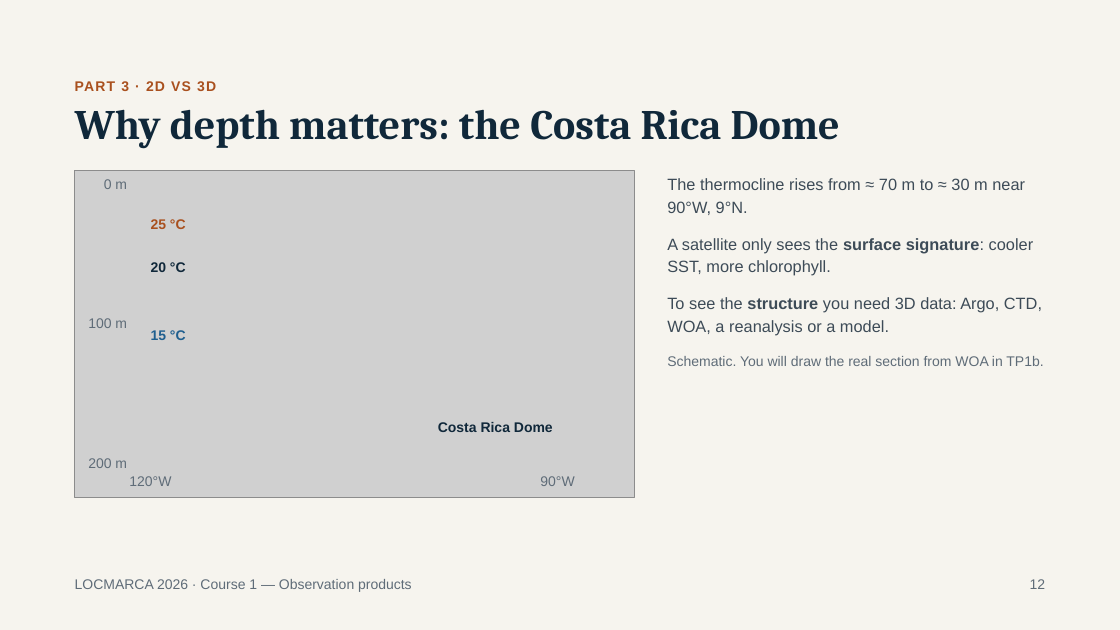
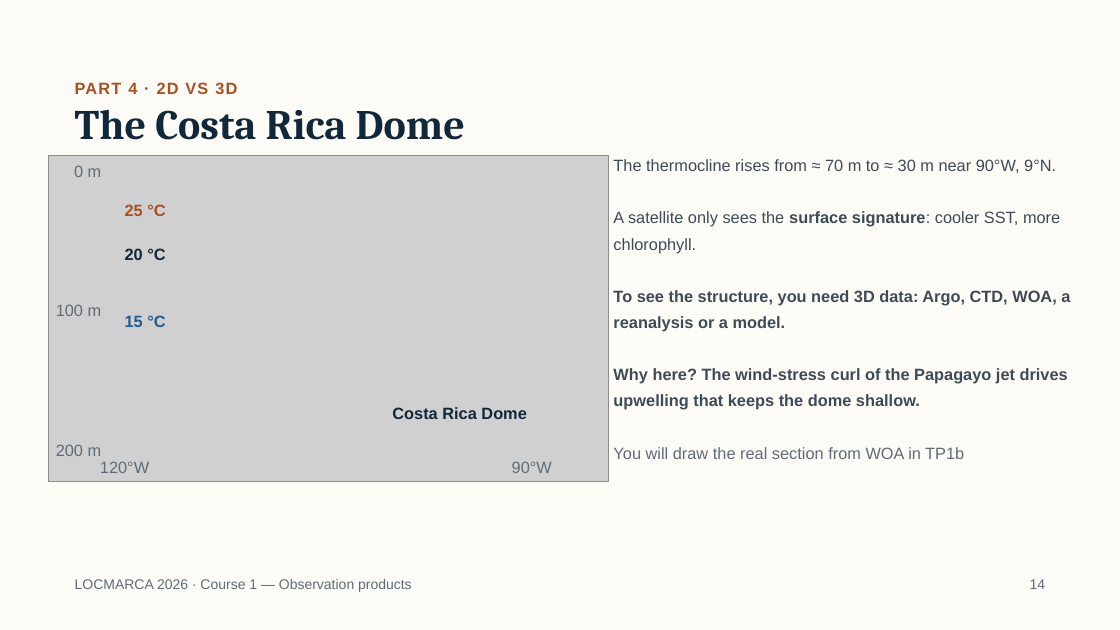
Before and after one commit to gcambon/script-locmarca, a slide deck: slide 16 of Courses/01_course_observation_products.pptx (slide 12 before the commit). Drawn at 1120x630 pixels with LibreOffice and Linux fonts; fonts in the diff are those of the drawing; grey boxes stand for pictures. Boxes give left, top, right and bottom in pixels: in the first picture for what was removed or moved away, otherwise in the second. Text is boxed around its words. In the diff, an @@ line names an element or a change of style, - is before the commit and + after.

```diff
--- a/Courses/01_course_observation_products.pptx
+++ b/Courses/01_course_observation_products.pptx
@@ background #F6F4EE to #FDFBF6 @@
@@ text at box(75, 82, 237, 94): text changed; size 12 to 14 pt @@
-PART 3 · 2D VS 3D
+PART 4 · 2D VS 3D
@@ title at box(75, 110, 465, 140): text changed @@
-Why depth matters: the Costa Rica Dome
+The Costa Rica Dome
@@ text "The thermocline rises from ≈ ...": place and size @@
-text "The thermocline rises from ≈ ..." at box(667, 178, 1025, 215)
+text "The thermocline rises from ≈ ..." at box(613, 159, 1070, 459)
@@ text at box(613, 159, 1056, 173): line spacing 19.6pt to 22.4pt @@
@@ text at box(613, 211, 1070, 459): paragraphs added @@
+A satellite only sees the surface signature: cooler SST, more chlorophyll.
+To see the structure, you need 3D data: Argo, CTD, WOA, a reanalysis or a model.
+Why here? The wind-stress curl of the Papagayo jet drives upwelling that keeps the dome shallow.
+You will draw the real section from WOA in TP1b
@@ text removed at box(667, 238, 1034, 276) @@
-A satellite only sees the surface signature: cooler SST, more chlorophyll.
@@ 9 texts, 1 picture: place and size @@
-9 texts, 1 picture at box(75, 171, 635, 497)
+9 texts, 1 picture at box(49, 155, 609, 482)
@@ size 12 to 14 pt; line spacing 16.8pt to 19.6pt in 9 elements at box(56, 444, 102, 456), box(74, 165, 102, 177), box(56, 304, 102, 316), box(125, 204, 165, 216), box(392, 407, 526, 419), box(125, 315, 165, 327), box(512, 461, 552, 473), box(100, 461, 149, 473), box(125, 248, 165, 260) @@
@@ text removed at box(667, 297, 1042, 336) @@
-To see the structure you need 3D data: Argo, CTD, WOA, a reanalysis or a model.
@@ text removed at box(667, 356, 1043, 366) @@
-Schematic. You will draw the real section from WOA in TP1b.
@@ text at box(1030, 579, 1046, 589): text changed @@
-12
+14
```
Also in this commit, not shown: 19 other slides changed, 5 slides added, 1 slide removed, 3 other files.
